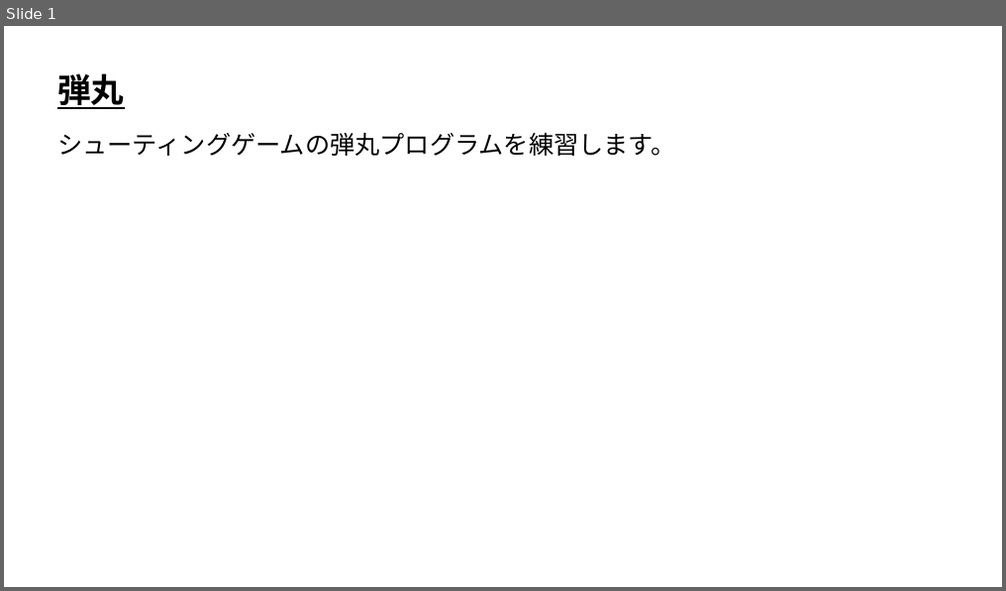
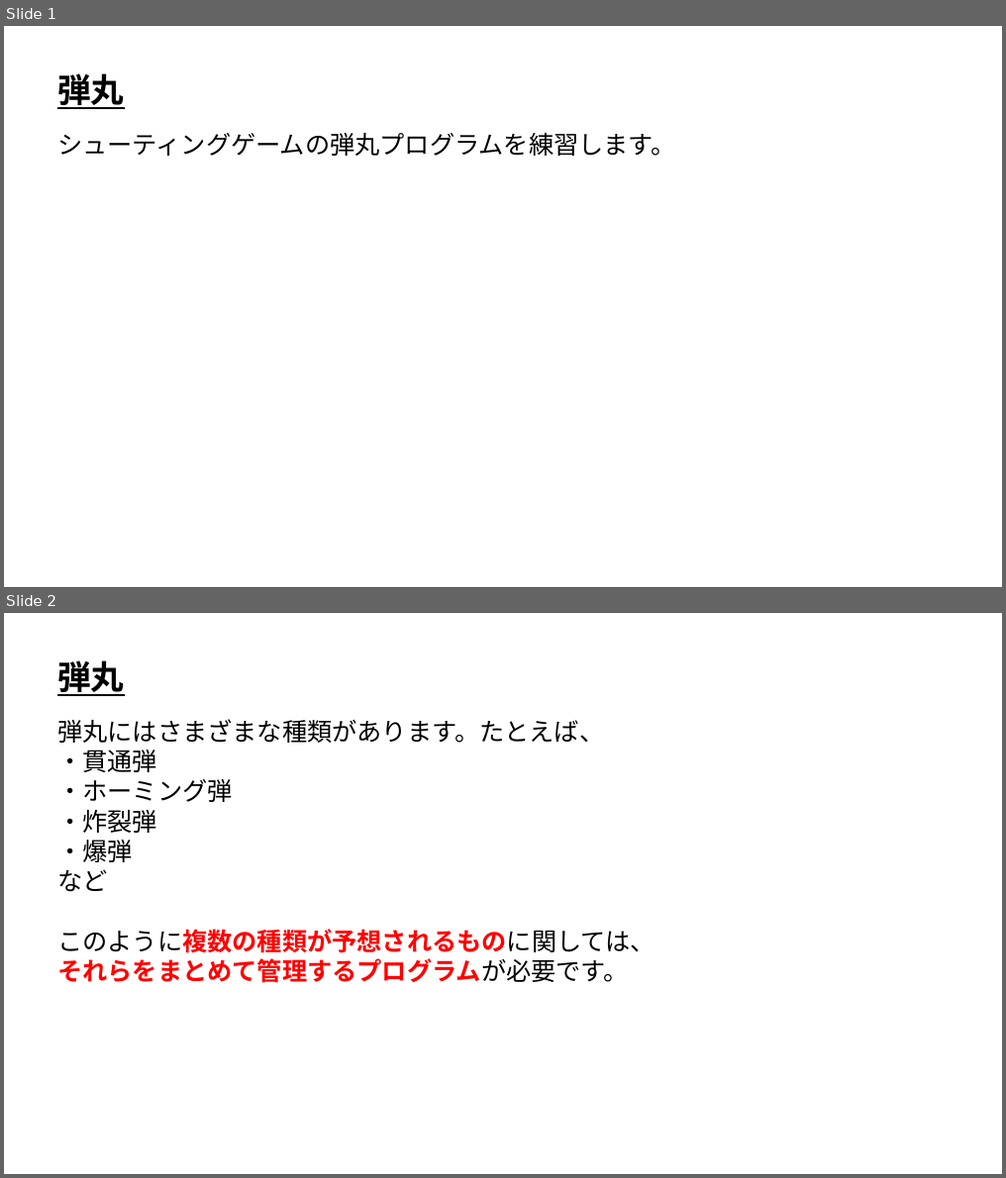
Before and after one commit to ArakiYusuke-Ohara/Textbook, a slide deck: ゲーム科1年/00_前期/ゲームプログラミングⅡ/04_シューティングゲーム弾丸編.pptx. Shown one above the other, each under a label of ours: slide 1 before the commit, slides 1 and 2 after it. The pictures are 1006x591 and 1006x1178 pixels, drawn with LibreOffice and Linux fonts; fonts in the diff are those of the drawing. Boxes give left, top, right and bottom in pixels: in the first picture for what was removed or moved away, otherwise in the second. Text is boxed around its words. In the diff, an @@ line names an element or a change of style, - is before the commit and + after.

```diff
--- a/ゲーム科1年/00_前期/ゲームプログラミングⅡ/04_シューティングゲーム弾丸編.pptx
+++ b/ゲーム科1年/00_前期/ゲームプログラミングⅡ/04_シューティングゲーム弾丸編.pptx
@@ slide 2 added at (4,613,1002,1174), background #FFFFFF @@
@@ text added at (57,661,124,696), 32 pt, text #000000, bold, underline @@
+弾丸
@@ text added at (57,719,655,983), 24 pt, text #000000 @@
+弾丸にはさまざまな種類があります。たとえば、
+・貫通弾
+・ホーミング弾
+・炸裂弾
+・爆弾
+など
+このように複数の種類が予想されるものに関しては、
+それらをまとめて管理するプログラムが必要です。
```
Also in this commit, not shown: 3 other slides added.
